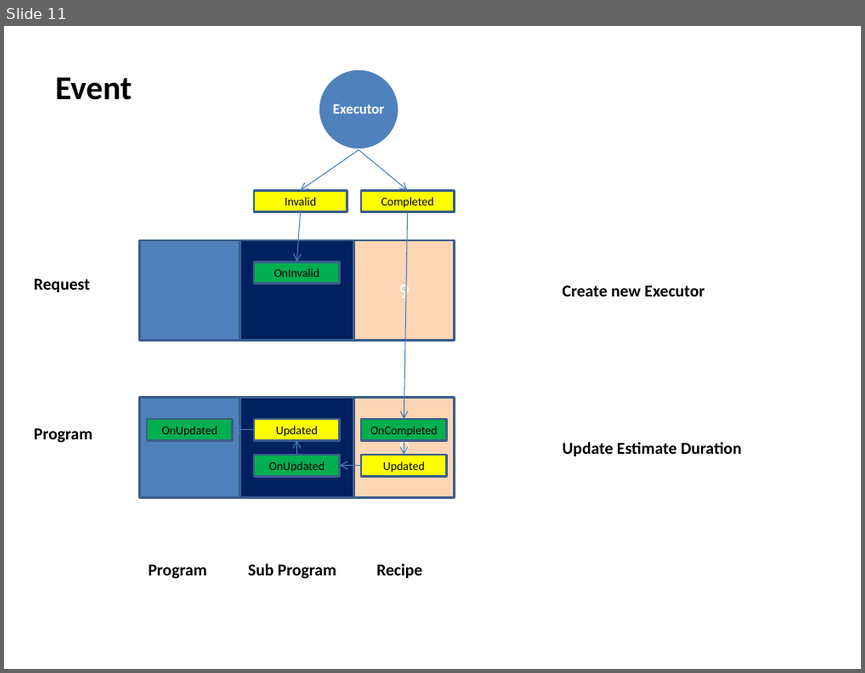
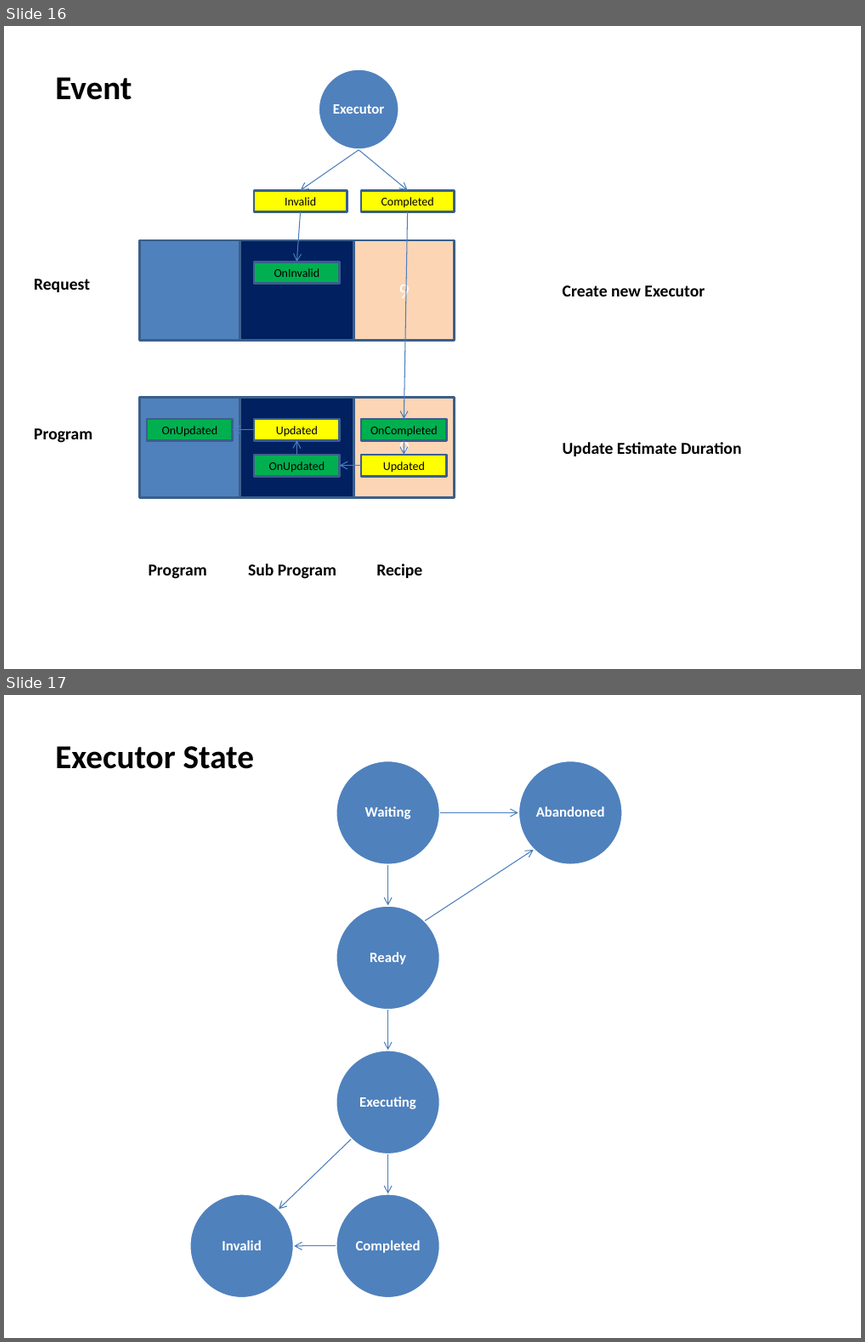
Before and after one commit to happylennychen/BCLabManager, a slide deck: Doc/V5 design doc.pptx. Shown one above the other, each under a label of ours: slide 11 before the commit, slides 16 and 17 after it. The pictures are 865x673 and 865x1342 pixels, drawn with LibreOffice and Linux fonts; fonts in the diff are those of the drawing. Boxes give left, top, right and bottom in pixels: in the first picture for what was removed or moved away, otherwise in the second. Text is boxed around its words. In the diff, an @@ line names an element or a change of style, - is before the commit and + after.

```diff
--- a/Doc/V5 design doc.pptx
+++ b/Doc/V5 design doc.pptx
@@ slide 17 added at box(4, 695, 861, 1338), background #FFFFFF @@
@@ text added at box(55, 746, 254, 769), 28 pt, text #000000, bold @@
+Executor State
@@ ellipse added at box(336, 760, 440, 865), fill #4F81BD, outline #FFFFFF 2 pt @@
@@ ellipse added at box(518, 760, 623, 865), fill #4F81BD, outline #FFFFFF 2 pt @@
@@ text added at box(365, 806, 411, 819), 12 pt, text #FFFFFF, bold @@
+Waiting
@@ arrow added from (440, 812) to (518, 812), #4B7EBC 0.75 pt @@
@@ text added at box(536, 806, 605, 817), 12 pt, text #FFFFFF, bold @@
+Abandoned
@@ arrow added from (388, 865) to (388, 905), #4B7EBC 0.75 pt @@
@@ arrow added from (425, 920) to (534, 850), #4B7EBC 0.75 pt @@
@@ ellipse added at box(336, 905, 440, 1009), fill #4F81BD, outline #FFFFFF 2 pt @@
@@ text added at box(370, 952, 406, 964), 12 pt, text #FFFFFF, bold @@
+Ready
@@ arrow added from (388, 1010) to (388, 1049), #4B7EBC 0.75 pt @@
@@ ellipse added at box(336, 1049, 440, 1154), fill #4F81BD, outline #FFFFFF 2 pt @@
@@ text added at box(359, 1096, 416, 1109), 12 pt, text #FFFFFF, bold @@
+Executing
@@ arrow added from (351, 1139) to (279, 1209), #4B7EBC 0.75 pt @@
@@ arrow added from (388, 1154) to (388, 1194), #4B7EBC 0.75 pt @@
@@ ellipse added at box(189, 1194, 294, 1299), fill #4F81BD, outline #FFFFFF 2 pt @@
@@ ellipse added at box(336, 1194, 440, 1299), fill #4F81BD, outline #FFFFFF 2 pt @@
@@ text added at box(222, 1240, 261, 1250), 12 pt, text #FFFFFF, bold @@
+Invalid
@@ arrow added from (336, 1246) to (294, 1246), #4B7EBC 0.75 pt @@
@@ text added at box(356, 1240, 420, 1253), 12 pt, text #FFFFFF, bold @@
+Completed
@@ what was slide 11 is now slide 16 @@
```
Also in this commit, not shown: 3 slides changed, 5 other slides added, 6 other files.
